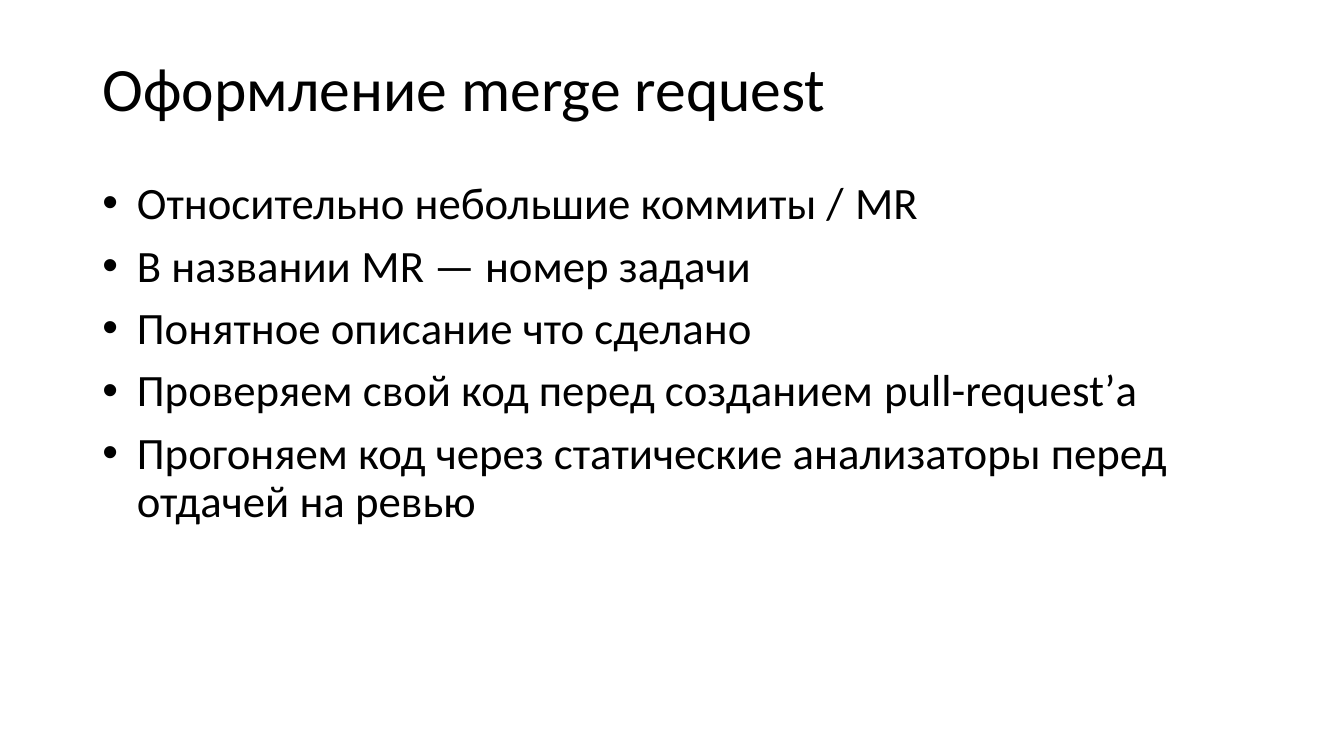
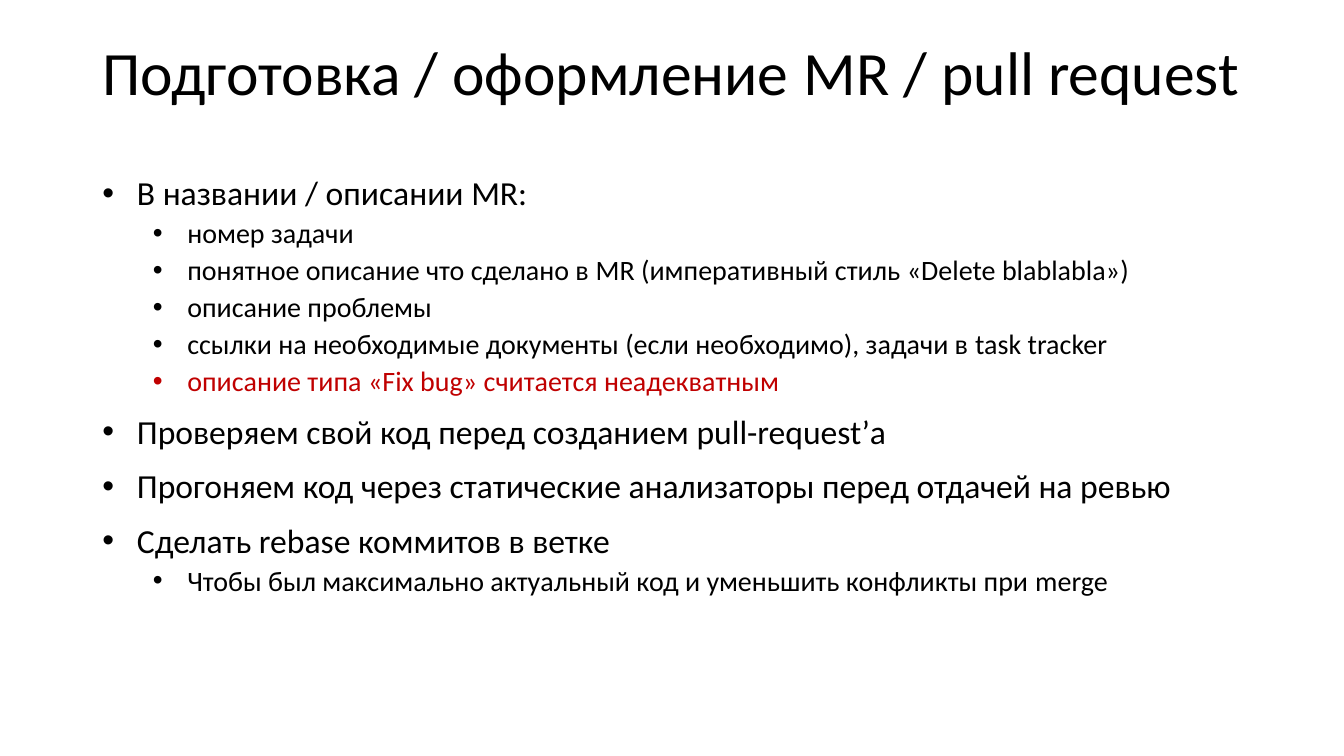
Before and after one commit to xtrueman/prog_instruments, a slide deck: slide 23 of presentations/CodeReview.pptx (slide 19 before the commit). Drawn at 1344x756 pixels with LibreOffice and Linux fonts; fonts in the diff are those of the drawing. Boxes give left, top, right and bottom in pixels: in the first picture for what was removed or moved away, otherwise in the second. Text is boxed around its words. In the diff, an @@ line names an element or a change of style, - is before the commit and + after.

```diff
--- a/presentations/CodeReview.pptx
+++ b/presentations/CodeReview.pptx
@@ title at <box>102,52,1239,105</box>: text changed @@
-Оформление merge request
+Подготовка / оформление MR / pull request
@@ text at <box>137,183,1129,396</box>: text changed; size 32 to 20 pt @@
-• Относительно небольшие коммиты / MR
-• В названии MR — номер задачи
-• Понятное описание что сделано
+• В названии / описании MR:
+  • номер задачи
+  • понятное описание что сделано в MR (императивный стиль «Delete blablabla»)
+  • описание проблемы
+  • ссылки на необходимые документы (если необходимо), задачи в task tracker
+  • описание типа «Fix bug» считается неадекватным
@@ text at <box>137,420,1170,504</box>: size 32 to 24 pt in "Проверяем свой код перед созданием pull-request’а", "Прогоняем код через статические анализаторы перед отдачей ..."; line spacing 0.9 to 1.1; less space between paragraphs @@
@@ text at <box>137,529,1108,596</box>: paragraphs added @@
+• Сделать rebase коммитов в ветке
+  • Чтобы был максимально актуальный код и уменьшить конфликты при merge
```
Also in this commit, not shown: 14 other slides changed, 7 slides added, 1 other file.
